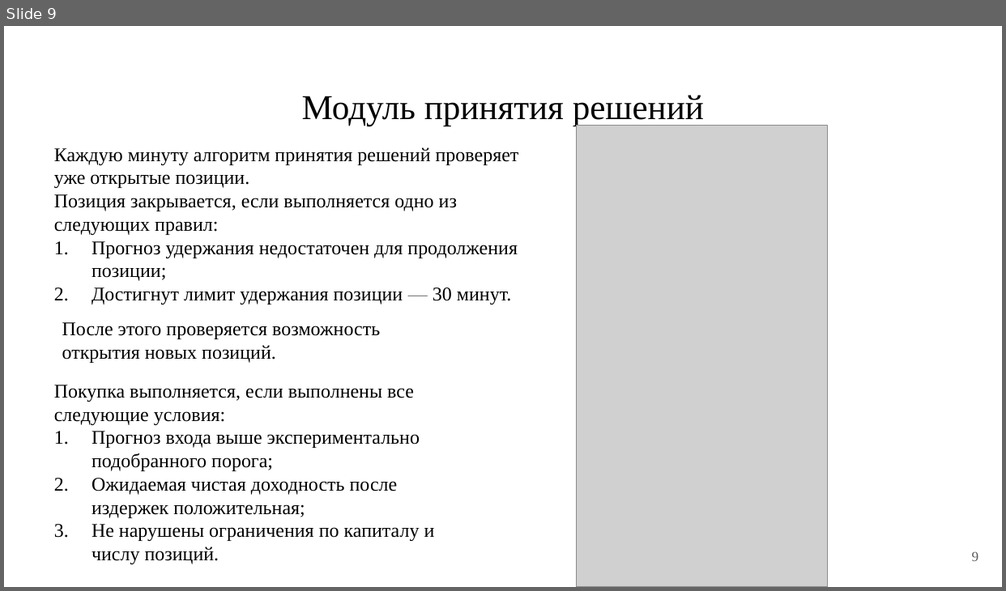
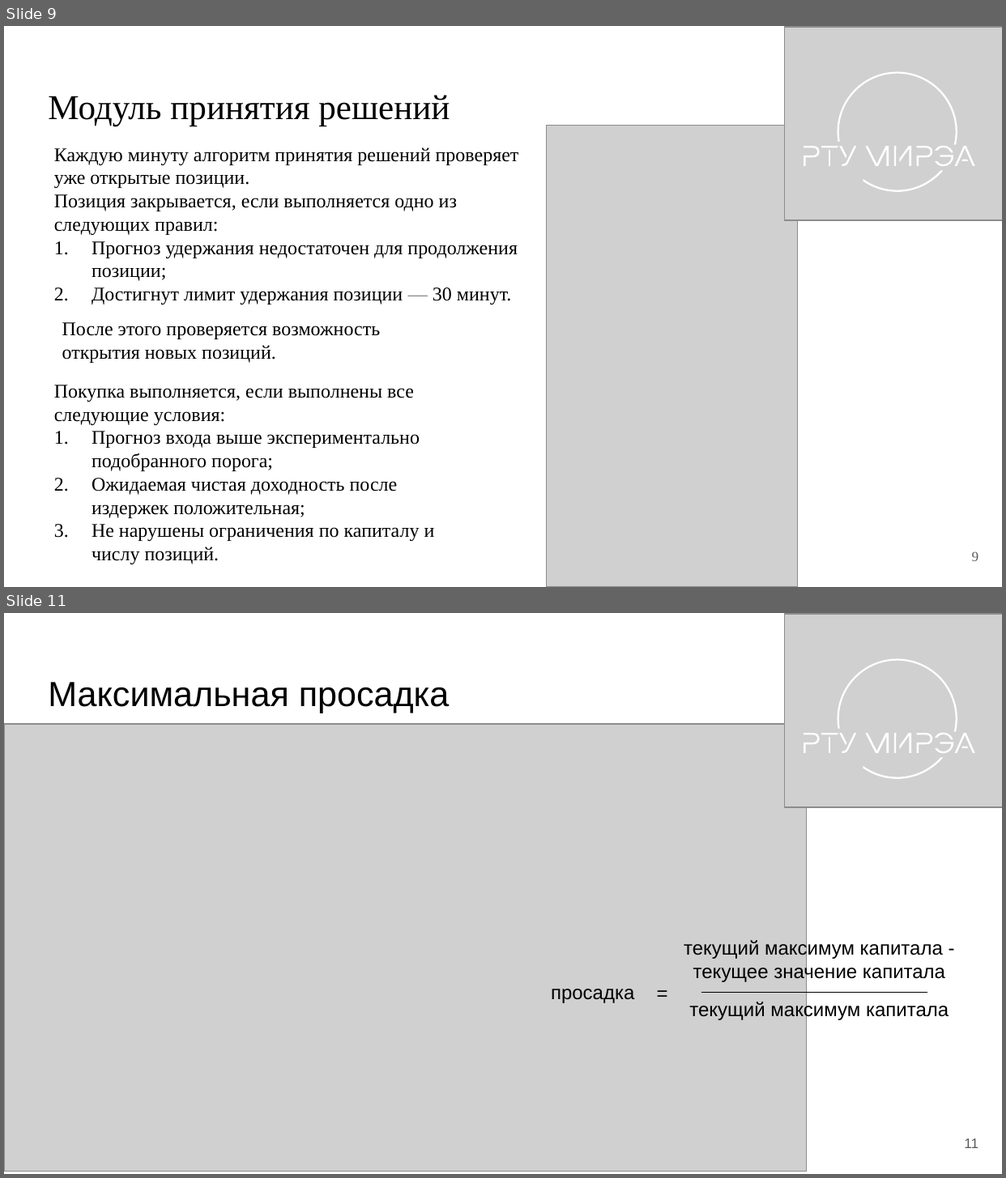
Before and after one commit to PetrovKirill00/BKP, a slide deck: docs/Презентация.pptx. Shown one above the other, each under a label of ours: slide 9 before the commit, slides 9 and 11 after it; the slides between them are not shown. The pictures are 1006x591 and 1006x1178 pixels, drawn with LibreOffice and Linux fonts; fonts in the diff are those of the drawing; grey boxes stand for pictures. Boxes give left, top, right and bottom in pixels: in the first picture for what was removed or moved away, otherwise in the second. Text is boxed around its words. In the diff, an @@ line names an element or a change of style, - is before the commit and + after.

```diff
--- a/docs/Презентация.pptx
+++ b/docs/Презентация.pptx
@@ slide 11 added at <box>4,613,1002,1174</box>, background #FFFFFF @@
@@ picture added at <box>785,614,1002,807</box> @@
@@ group added at <box>803,659,975,780</box>: 15 freeform shapes @@
@@ title added at <box>48,682,450,713</box>, 25.2 pt, text #000000 @@
+Максимальная просадка
@@ picture added at <box>4,724,807,1171</box> @@
@@ text added at <box>684,939,945,983</box>, 14 pt, text #000000 @@
+текущий максимум капитала - текущее значение капитала
@@ text added at <box>646,976,679,1010</box>, 14 pt, text #000000 @@
+=
@@ text added at <box>551,989,634,1003</box>, 14 pt, text #000000 @@
+просадка
@@ text added at <box>689,1000,948,1020</box>, 14 pt, text #000000 @@
+текущий максимум капитала
@@ line added from (701, 992) to (928, 992), #000000 0.75 pt @@
@@ page number added at <box>964,1139,978,1148</box>, 10 pt, text #595959 @@
+11
@@ slide 9 changed as well @@
@@ picture added at <box>785,27,1002,220</box> @@
@@ group added at <box>803,72,975,193</box>: 15 freeform shapes @@
@@ title "Модуль принятия решений" at <box>48,95,450,126</box>: alignment centre to left @@
@@ picture: place and size @@
-picture at <box>576,126,827,587</box>
+picture at <box>547,126,799,587</box>
```
Also in this commit, not shown: 9 other slides changed, 5 other slides added, 3 slides removed, 6 other files.
